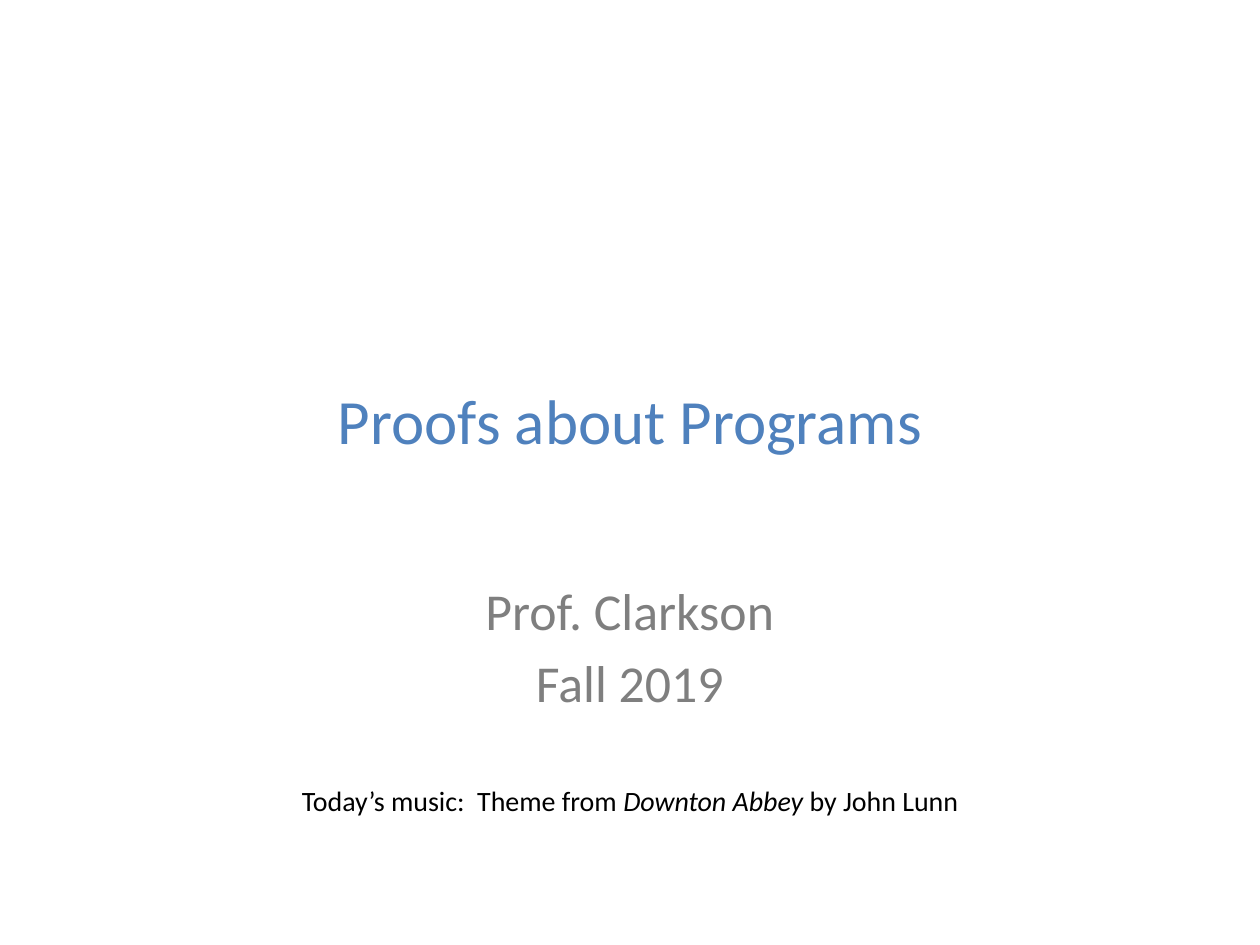
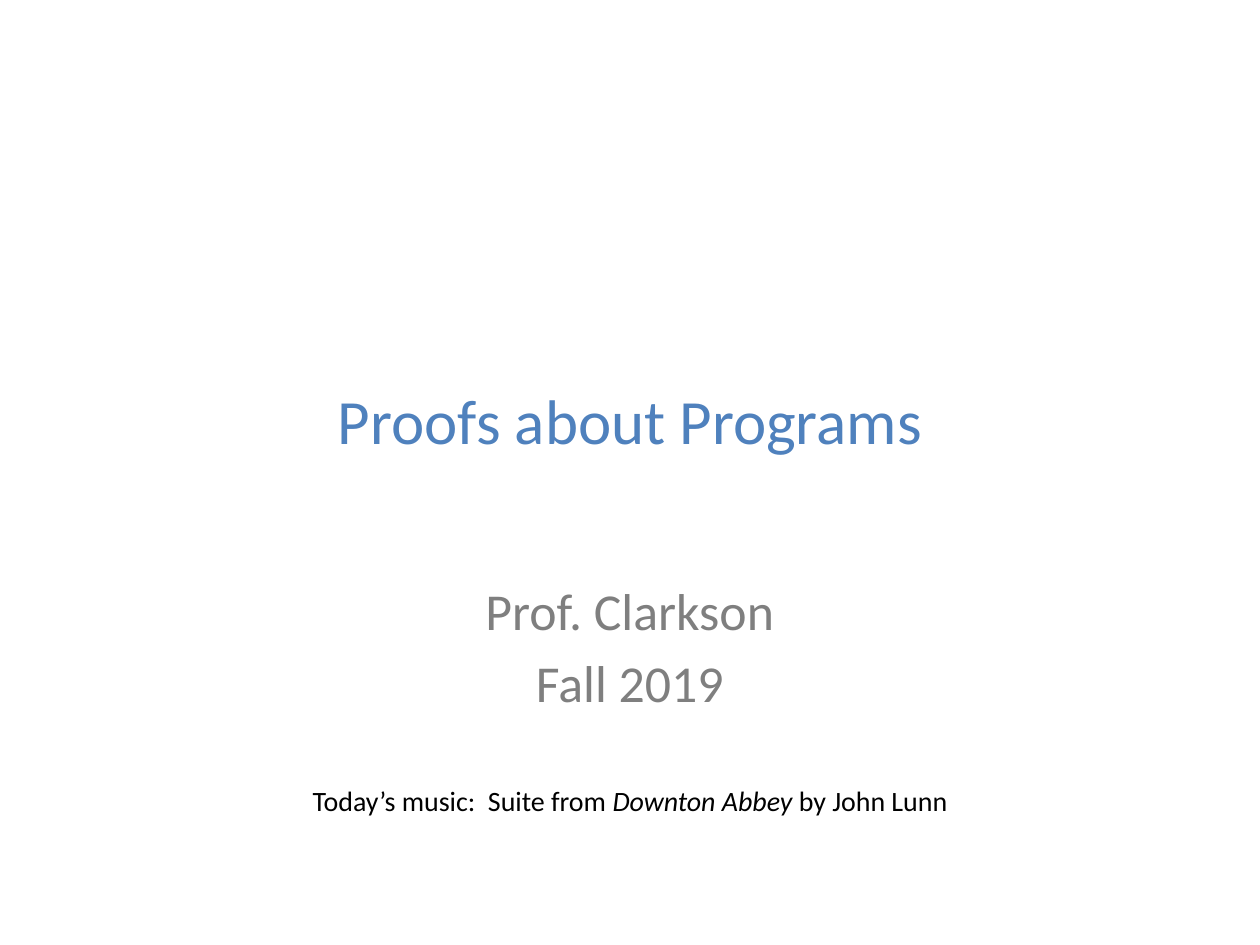
Before and after one commit to cs3110/materials-2019fa, a slide deck: slide 1 of 20-proofs/lec.pptx. Drawn at 1260x945 pixels with LibreOffice and Linux fonts; fonts in the diff are those of the drawing; background and template pictures are left out. Boxes give left, top, right and bottom in pixels: in the first picture for what was removed or moved away, otherwise in the second. Text is boxed around its words. In the diff, an @@ line names an element or a change of style, - is before the commit and + after.

Commit message:
Fill in musical TODO

```diff
--- a/20-proofs/lec.pptx
+++ b/20-proofs/lec.pptx
@@ text at [313,791,947,816]: text changed @@
-Today’s music: Theme from Downton Abbey by John Lunn
+Today’s music: Suite from Downton Abbey by John Lunn
```
Also in this commit, not shown: 9 other slides changed, 4 slides added, 1 other file.
